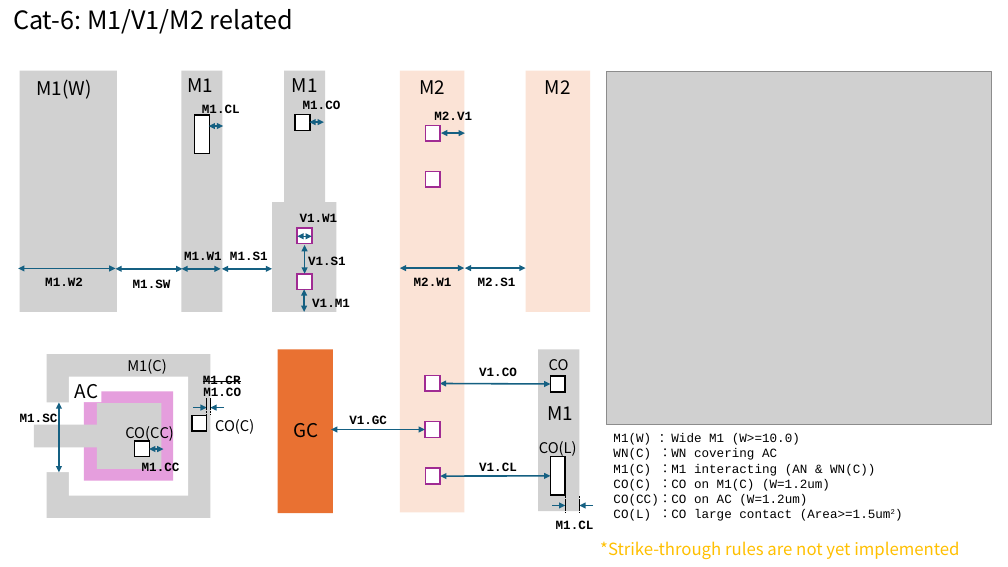
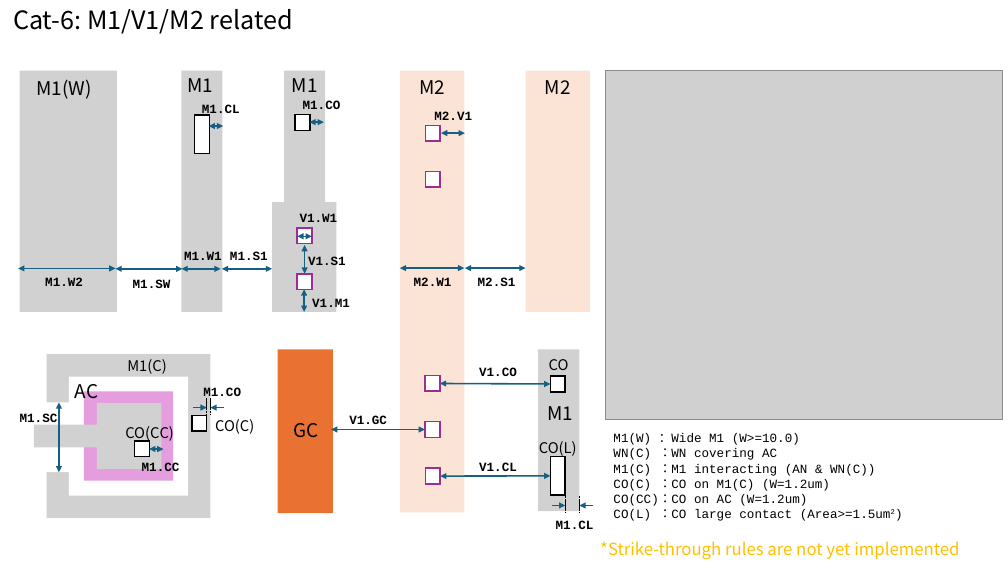
Before and after one commit to OpenSUSI/TR-1um, a slide deck: slide 8 of Document/TR-1um_DRC_summary.pptx. Drawn at 1008x567 pixels with LibreOffice and Linux fonts; fonts in the diff are those of the drawing; grey boxes stand for pictures. Boxes give left, top, right and bottom in pixels: in the first picture for what was removed or moved away, otherwise in the second. Text is boxed around its words. In the diff, an @@ line names an element or a change of style, - is before the commit and + after.

```diff
--- a/Document/TR-1um_DRC_summary.pptx
+++ b/Document/TR-1um_DRC_summary.pptx
@@ picture: place and size @@
-picture at bbox=[606, 72, 992, 425]
+picture at bbox=[606, 71, 1003, 420]
@@ text "AC": place and size @@
-text "AC" at bbox=[72, 380, 102, 402]
+text "AC" at bbox=[75, 384, 98, 403]
@@ text "AC" at bbox=[75, 384, 98, 403]: fill #FFFFFF to none @@
@@ text removed at bbox=[203, 375, 241, 388] @@
-M1.CR
@@ text "M1(W) ：Wide M1 (W>=10.0)" rewrapped from bbox=[606, 426, 957, 526] to bbox=[613, 433, 891, 521] @@
```
Also in this commit, not shown: 8 other slides changed, 9 slides added, 1 other file.
